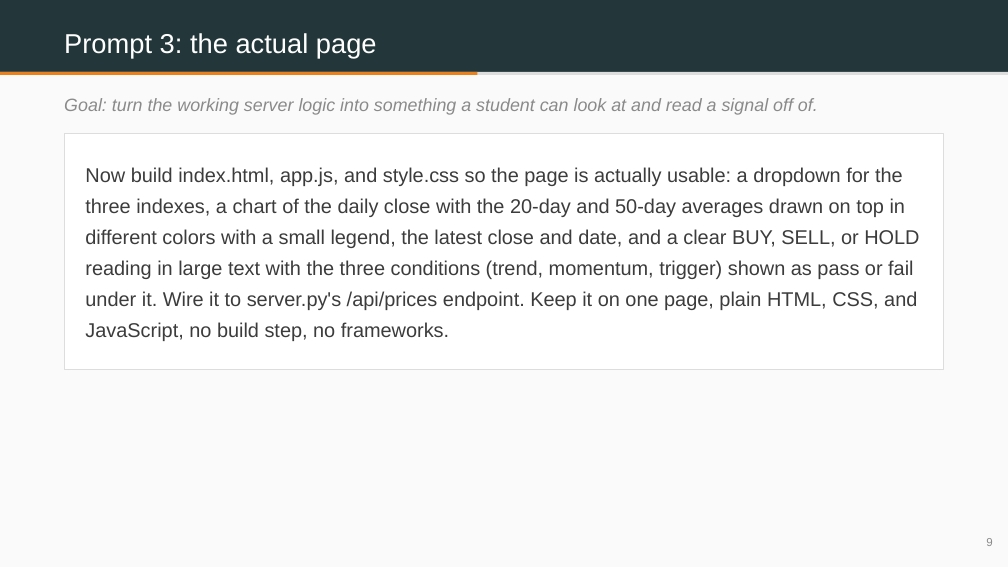
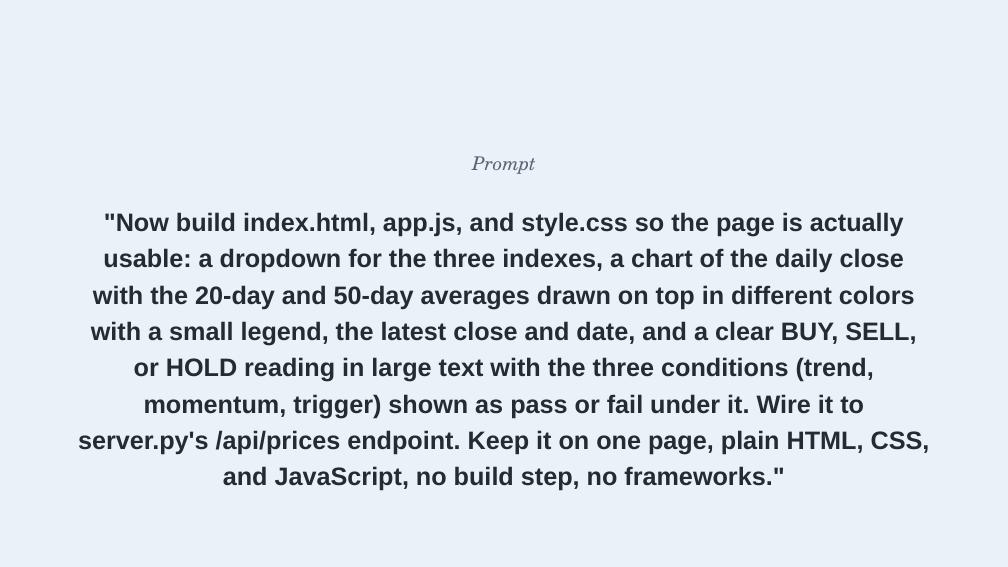
Before and after one commit to benjiesotelo-sudo/Telos_FIN1209, a slide deck: slide 5 of special-lecture/FIN1209-Special-Lecture-3-BuildIt.pptx (slide 9 before the commit). Drawn at 1008x567 pixels with LibreOffice and Linux fonts; fonts in the diff are those of the drawing. Boxes give left, top, right and bottom in pixels: in the first picture for what was removed or moved away, otherwise in the second. Text is boxed around its words. In the diff, an @@ line names an element or a change of style, - is before the commit and + after.

```diff
--- a/special-lecture/FIN1209-Special-Lecture-3-BuildIt.pptx
+++ b/special-lecture/FIN1209-Special-Lecture-3-BuildIt.pptx
@@ rectangle at (0, 0, 1008, 567): fill #FAFAFA to #EAF1F8 @@
@@ rectangle removed at (0, 0, 1008, 72) @@
@@ text removed at (64, 33, 377, 58) @@
-Prompt 3: the actual page
@@ rectangle removed at (0, 72, 1008, 75) @@
@@ rectangle removed at (0, 72, 478, 75) @@
@@ text removed at (64, 98, 818, 115) @@
-Goal: turn the working server logic into something a student can look at and read a signal off of.
@@ rectangle removed at (64, 134, 944, 369) @@
@@ text added at (472, 156, 536, 174), 18 pt, text #5B6672, italic @@
+Prompt
@@ text at (78, 212, 930, 491): text changed; size 19 to 24 pt; text colour #3C3C3C to #242B33; bold on @@
-Now build index.html, app.js, and style.css so the page is actually usable: a dropdown for the three indexes, a chart of the daily close with the 20-day and 50-day averages drawn on top in different colors with a small legend, the latest close and date, and a clear BUY, SELL, or HOLD reading in large text with the three conditions (trend, momentum, trigger) shown as pass or fail under it. Wire it to server.py's /api/prices endpoint. Keep it on one page, plain HTML, CSS, and JavaScript, no build step, no frameworks.
+"Now build index.html, app.js, and style.css so the page is actually usable: a dropdown for the three indexes, a chart of the daily close with the 20-day and 50-day averages drawn on top in different colors with a small legend, the latest close and date, and a clear BUY, SELL, or HOLD reading in large text with the three conditions (trend, momentum, trigger) shown as pass or fail under it. Wire it to server.py's /api/prices endpoint. Keep it on one page, plain HTML, CSS, and JavaScript, no build step, no frameworks."
@@ text removed at (986, 538, 992, 546) @@
-9
```
Also in this commit, not shown: 5 other slides changed, 2 slides added, 13 slides removed, 3 other files.
